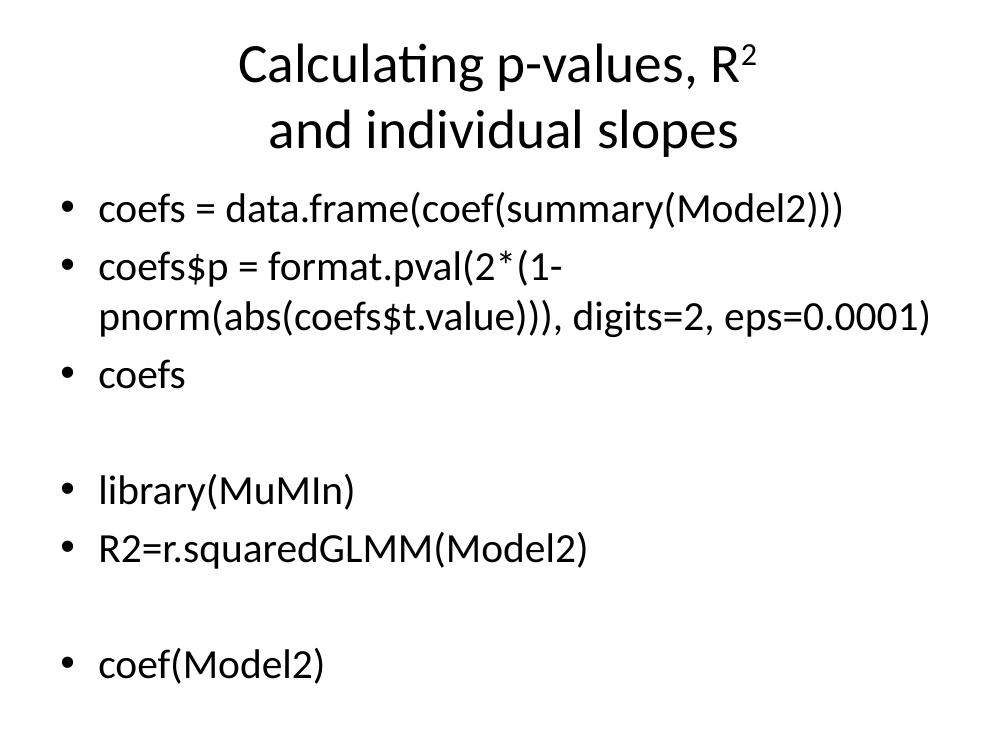
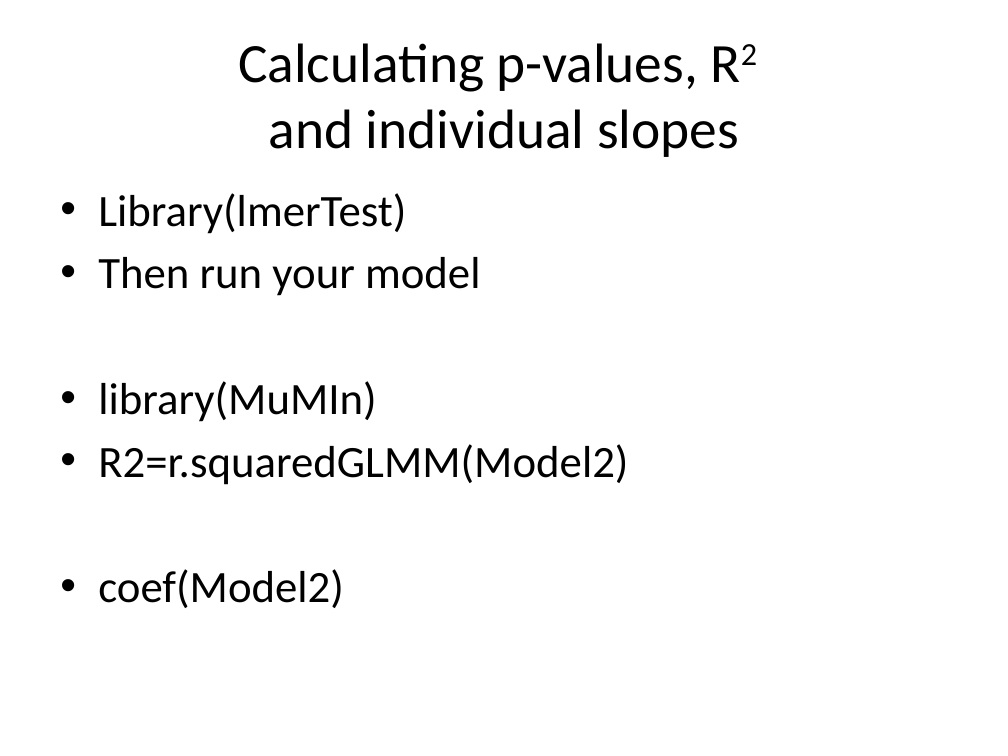
Before and after one commit to ethanweed/Stats4Humanities2016, a slide deck: slide 89 of Day5/Lecture 5.pptx. Drawn at 1008x756 pixels with LibreOffice and Linux fonts; fonts in the diff are those of the drawing. Boxes give left, top, right and bottom in pixels: in the first picture for what was removed or moved away, otherwise in the second. Text is boxed around its words. In the diff, an @@ line names an element or a change of style, - is before the commit and + after.

```diff
--- a/Day5/Lecture 5.pptx
+++ b/Day5/Lecture 5.pptx
@@ text at [98,193,480,296]: text changed; size 29.6 to 32 pt @@
-• coefs = data.frame(coef(summary(Model2)))
-• coefs$p = format.pval(2*(1-pnorm(abs(coefs$t.value))), digits=2, eps=0.0001)
-• coefs
+• Library(lmerTest)
+• Then run your model
@@ text at [98,381,628,608]: size 29.6 to 32 pt in "library(MuMIn)", "R2=r.squaredGLMM(Model2)", "coef(Model2)" @@
```
Also in this commit, not shown: 17 other slides changed, 1 other file.
